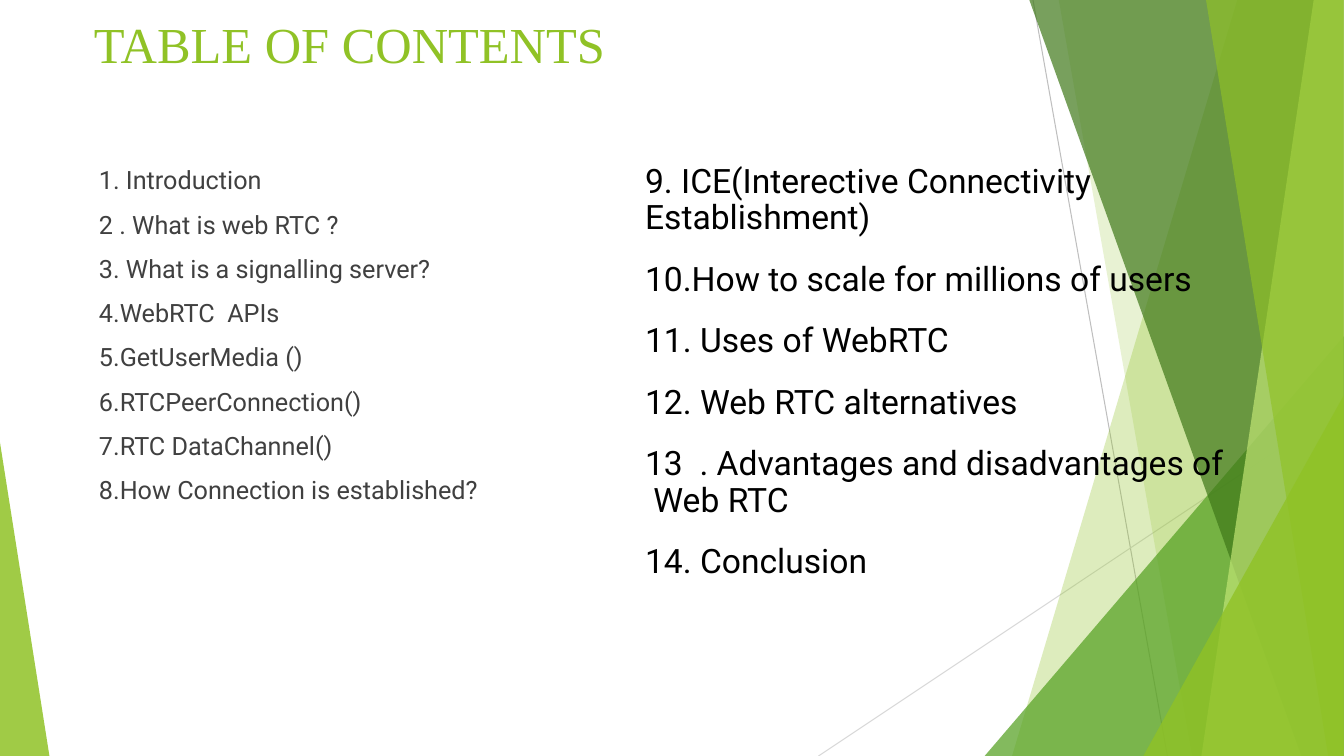
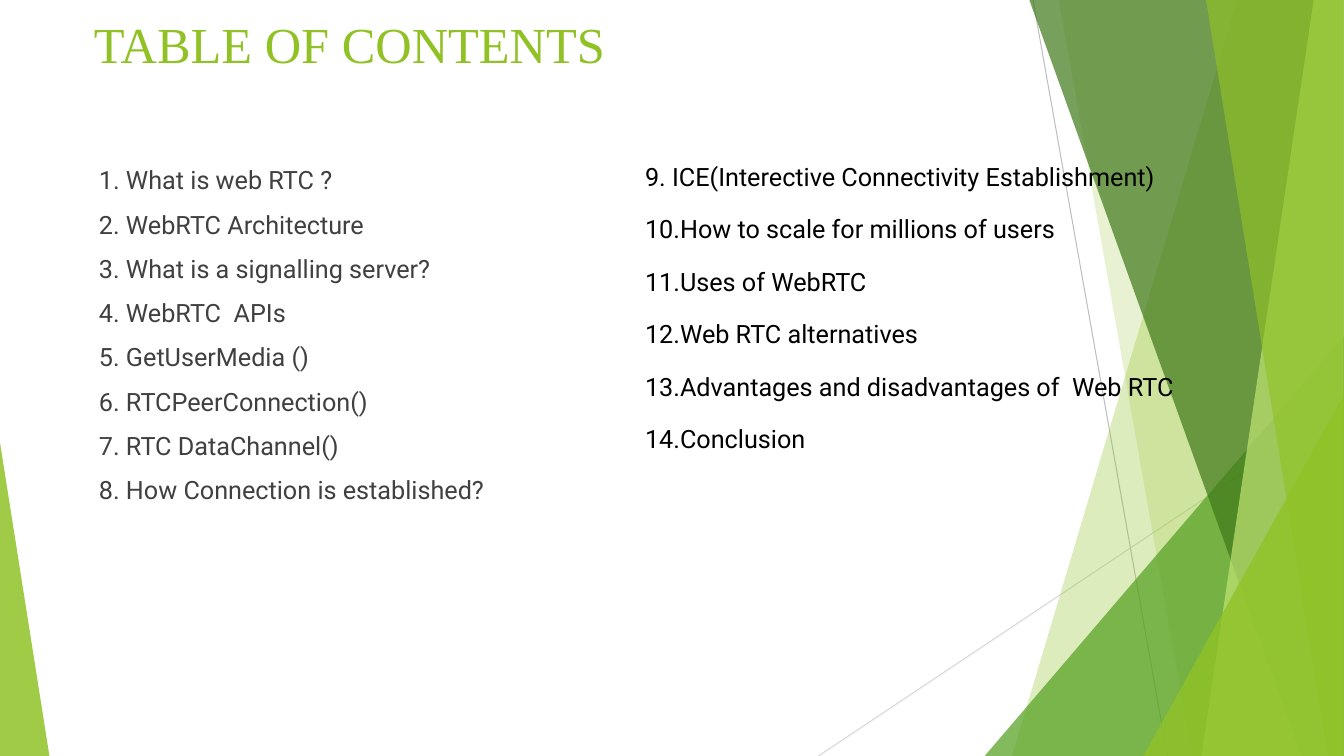
Before and after one commit to musarratChowdhury/ASPNETWEBRTC_PROJECT, a slide deck: slide 3 of Presentation/About WebRTC.pptx. Drawn at 1344x756 pixels with LibreOffice and Linux fonts; fonts in the diff are those of the drawing. Boxes give left, top, right and bottom in pixels: in the first picture for what was removed or moved away, otherwise in the second. Text is boxed around its words. In the diff, an @@ line names an element or a change of style, - is before the commit and + after.

```diff
--- a/Presentation/About WebRTC.pptx
+++ b/Presentation/About WebRTC.pptx
@@ text at <box>99,170,363,235</box>: text changed @@
-1. Introduction
-2 . What is web RTC ?
+1. What is web RTC ?
+2. WebRTC Architecture
@@ text at <box>645,163,1155,239</box>: size 24 to 18 pt in "9. ICE(Interective Connectivity Establishment)", "10.How to scale for millions of users" @@
@@ text at <box>645,272,1174,449</box>: text changed; size 24 to 18 pt @@
-11. Uses of WebRTC
-12. Web RTC alternatives
-13 . Advantages and disadvantages of Web RTC
-14. Conclusion
+11.Uses of WebRTC
+12.Web RTC alternatives
+13.Advantages and disadvantages of Web RTC
+14.Conclusion
@@ text at <box>99,303,484,500</box>: spaces changed @@
-4.WebRTC APIs
-5.GetUserMedia ()
-6.RTCPeerConnection()
-7.RTC DataChannel()
-8.How Connection is established?
+4. WebRTC APIs
+5. GetUserMedia ()
+6. RTCPeerConnection()
+7. RTC DataChannel()
+8. How Connection is established?
```
Also in this commit, not shown: 1 slide removed, 2 other files.
